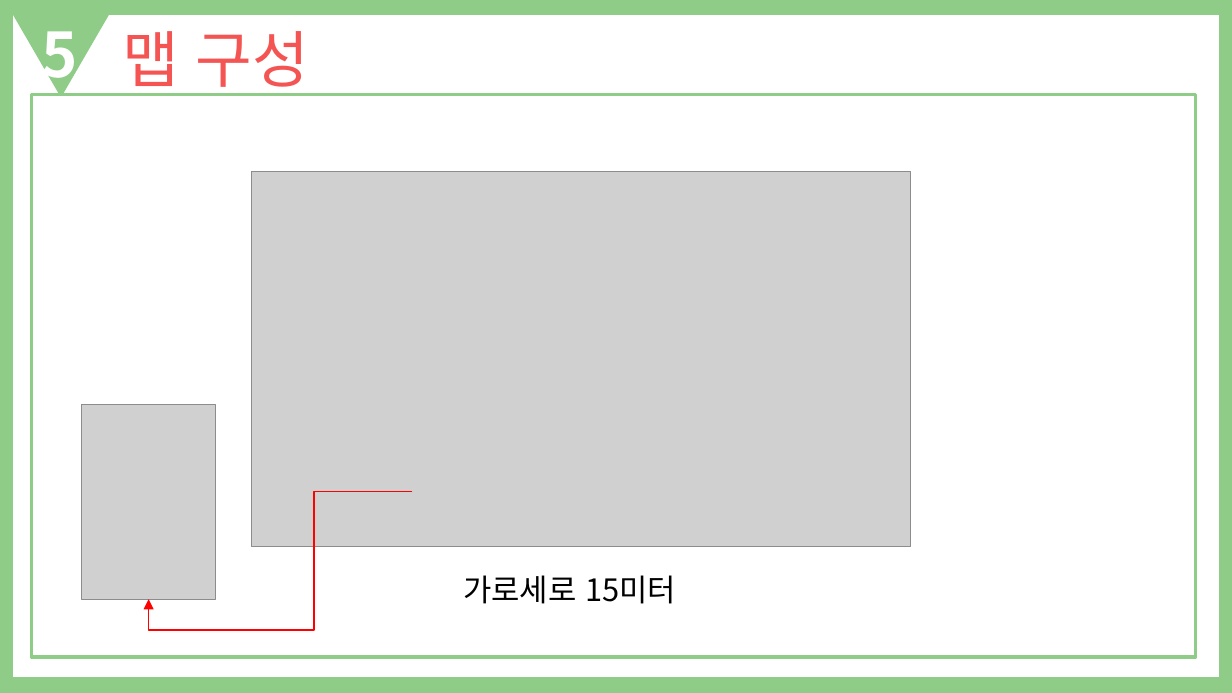
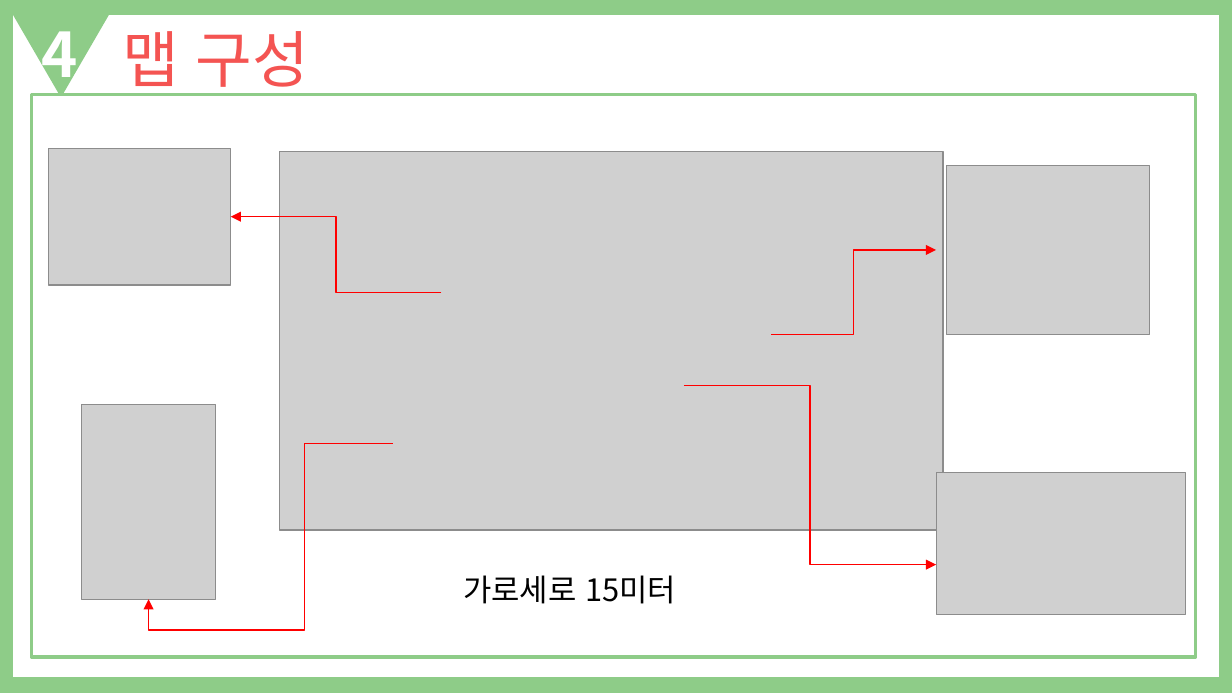
Before and after one commit to Celesta129/TeamProject, a slide deck: slide 7 of Documents/King of Playground 기획 발표자료.pptx. Drawn at 1232x693 pixels with LibreOffice and Linux fonts; fonts in the diff are those of the drawing; grey boxes stand for pictures. Boxes give left, top, right and bottom in pixels: in the first picture for what was removed or moved away, otherwise in the second. Text is boxed around its words. In the diff, an @@ line names an element or a change of style, - is before the commit and + after.

```diff
--- a/Documents/King of Playground 기획 발표자료.pptx
+++ b/Documents/King of Playground 기획 발표자료.pptx
@@ text at [41,31,77,93]: text changed @@
-5
+4
@@ picture added at [48,148,230,285] @@
@@ picture: place and size @@
-picture at [251,172,910,547]
+picture at [280,152,944,530]
@@ picture added at [946,165,1149,334] @@
@@ elbow arrow added from (441, 292) to (230, 217), #FF0000 0.75 pt @@
@@ elbow arrow added from (771, 335) to (936, 250), #FF0000 0.75 pt @@
@@ elbow arrow added from (684, 386) to (936, 564), #FF0000 0.75 pt @@
@@ elbow arrow moved from (413, 492) - (149, 599) to (393, 444) - (149, 599) @@
@@ picture added at [936,473,1186,615] @@
```
Also in this commit, not shown: 8 other slides changed, 2 slides added, 2 other files.
